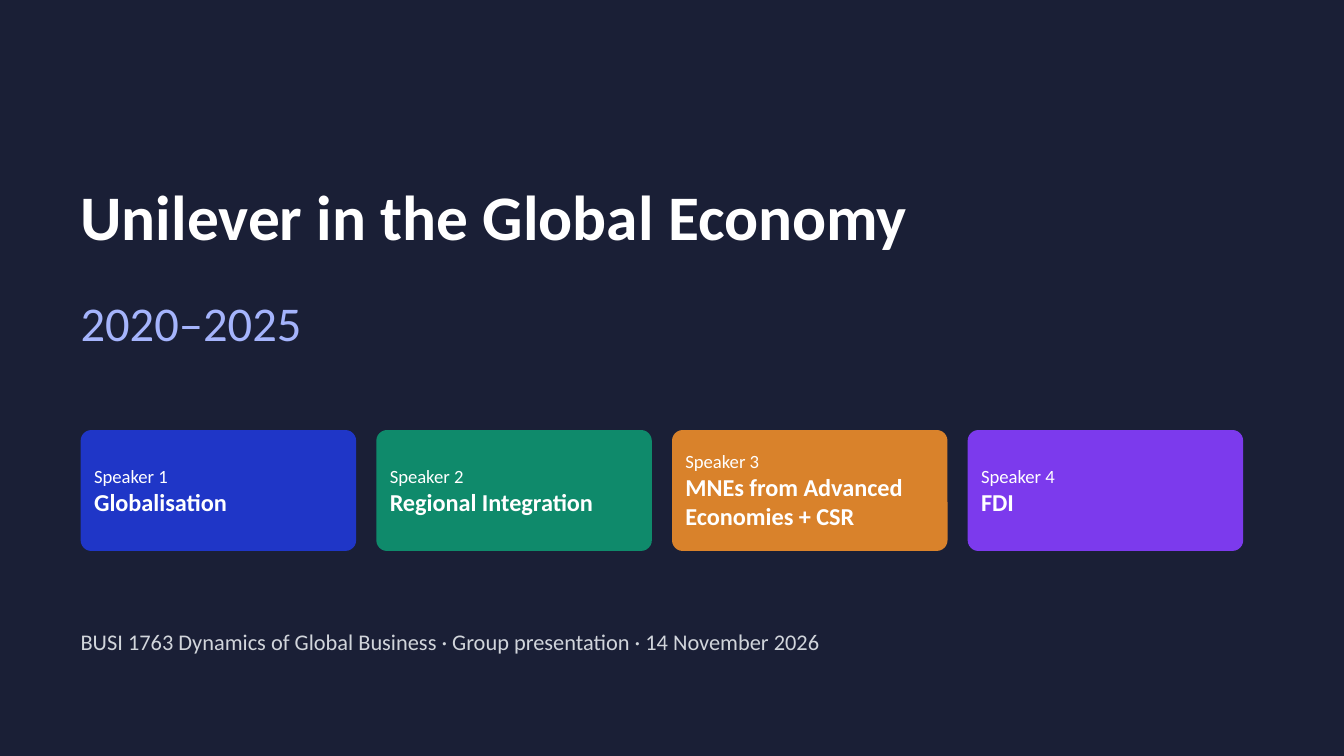
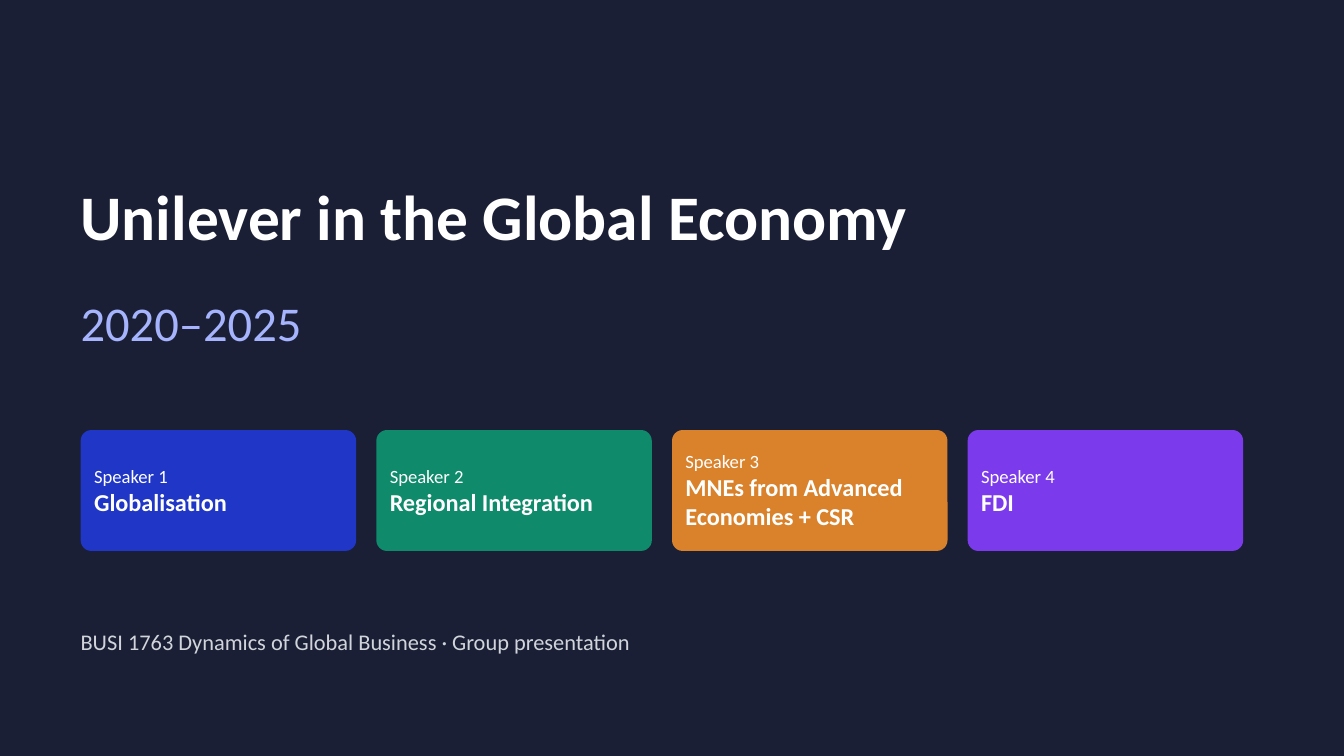
Before and after one commit to dollar3651314/mymba, a slide deck: slide 1 of content/busi1763/files/Unilever_Group_EN.pptx. Drawn at 1344x756 pixels with LibreOffice and Linux fonts; fonts in the diff are those of the drawing. Boxes give left, top, right and bottom in pixels: in the first picture for what was removed or moved away, otherwise in the second. Text is boxed around its words. In the diff, an @@ line names an element or a change of style, - is before the commit and + after.

```diff
--- a/content/busi1763/files/Unilever_Group_EN.pptx
+++ b/content/busi1763/files/Unilever_Group_EN.pptx
@@ text at (81, 634, 630, 654): text changed @@
-BUSI 1763 Dynamics of Global Business · Group presentation · 14 November 2026
+BUSI 1763 Dynamics of Global Business · Group presentation
```
Also in this commit, not shown: 1 other slide changed, 9 other files.
